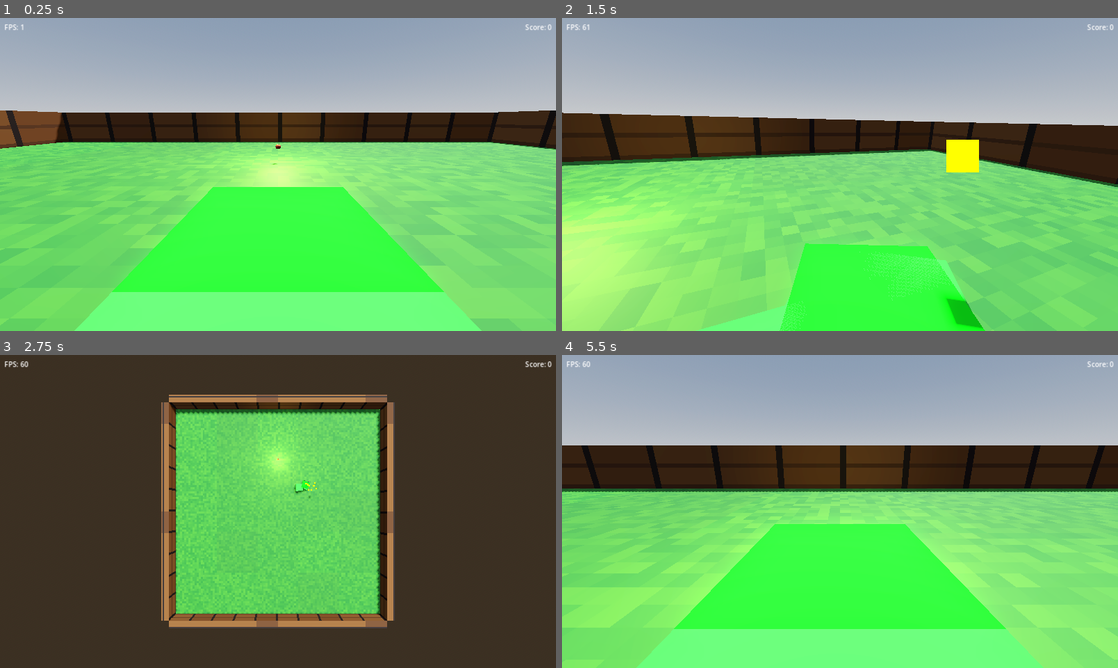
Above: before the commit, frames 1-4 (two rows, left to right).
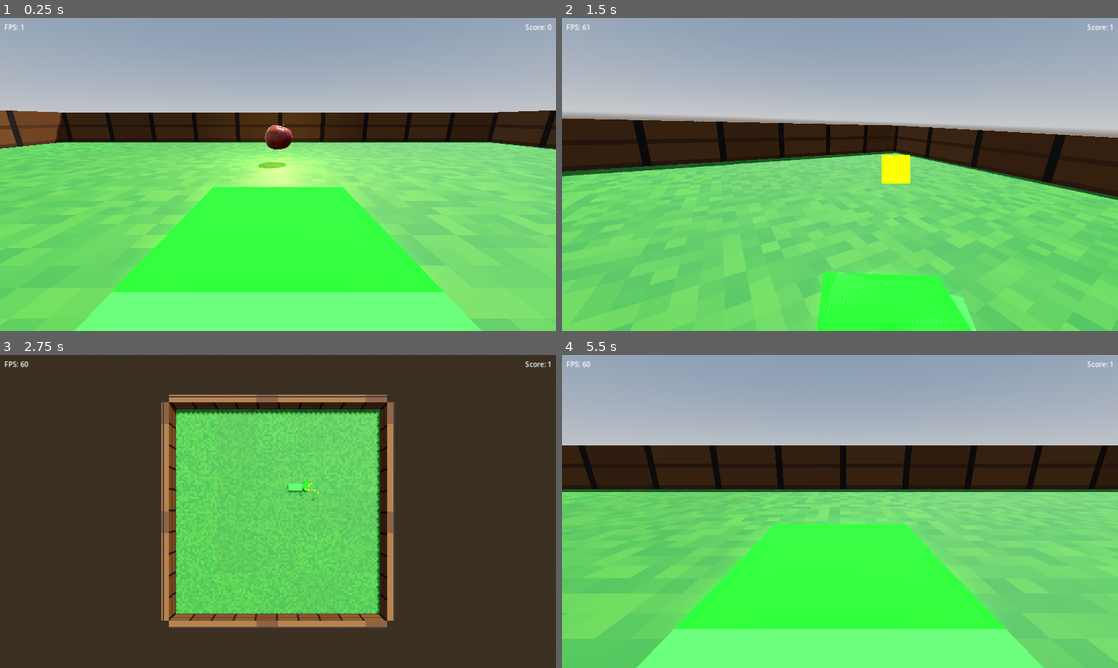
Above: after the commit, the same moments.

Repository: gundalow/snake
Game: Godot game, scene res://scenes/main/main.tscn
Same seed, same stepped clock (60 frames per second), same inputs: the game is played once before the commit and once after it.
Inputs:
- Up to frame 1 (0.25 s): no input
- Up to frame 2 (1.5 s): hold D (turn_right) 0.53-1.28 s; hold C (toggle_camera) 0.53-1.28 s; hold A (turn_left) from 1.28 s (still down); tap C (toggle_camera) at 1.35 s
- Up to frame 3 (2.75 s): release A (turn_left) at 2.03 s; hold D (turn_right) from 2.03 s (still down); hold C (toggle_camera) from 2.03 s (still down)
- Up to frame 4 (5.5 s): tap Enter at 2.75 s; release C (toggle_camera) at 2.78 s; tap C (toggle_camera) at 2.85, 4.35 s; release D (turn_right) at 3.53 s; hold C (toggle_camera) 3.53-4.28 s; hold A (turn_left) from 3.53 s (still down); tap R (restart) at 4.25 s; hold C (toggle_camera) from 5.03 s (still down)

The runs differ from the first frame. In frame 1, 0.3% of the frame differs, in the area x 46-53%, y 34-49%; in frame 2, 28%, in the area x 0-100%, y 2-100%; in frame 3, 0.7%; in frame 4, 14%.

Commit message:
Set apple scale to 10x and update collision shape

Diff:
--- a/scenes/main/Fruit.tscn
+++ b/scenes/main/Fruit.tscn
@@ -3,7 +3,7 @@
 [ext_resource type="Script" path="res://scripts/core/Fruit.gd" id="1_script"]
 
 [sub_resource type="BoxShape3D" id="BoxShape_fruit"]
-size = Vector3(1.0, 1.0, 1.0)
+size = Vector3(8.0, 8.0, 8.0)
 
 [node name="Fruit" type="Area3D" groups=["fruits"]]
 collision_layer = 8
--- a/scripts/core/Fruit.gd
+++ b/scripts/core/Fruit.gd
@@ -14,8 +14,8 @@
 	# This fixes cases where the fruit mesh is far from its own scene origin
 	_reset_all_node_positions(model)
 
-	# Use a reasonable scale for gameplay
-	model.scale = Vector3(2.0, 2.0, 2.0)
+	# Use a reasonable scale for gameplay - set to 10x as requested
+	model.scale = Vector3(10.0, 10.0, 10.0)
 
 	# Add a glowing light to ensure they are visible even in shadow
 	var light = OmniLight3D.new()
